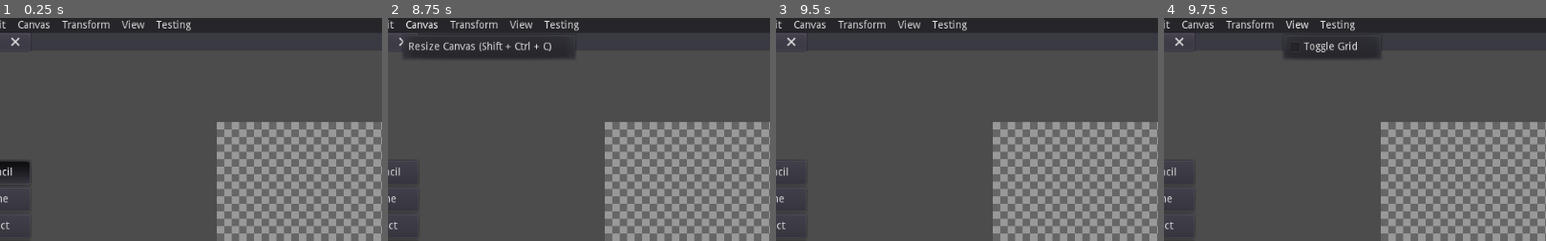
Above: before the commit, frames 1-4 (left to right).
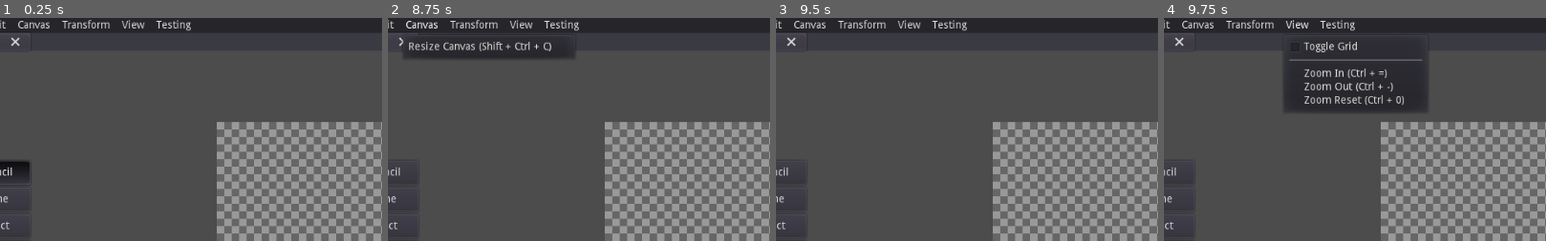
Above: after the commit, the same moments.

Repository: LukeSSJ/yokai
Game: Godot game, scene res://Main.tscn
The game is run twice, just before and just after one commit, with the same random seed, the same clock (stepped at 60 frames per second) and the same inputs.
Inputs:
- Up to frame 1 (0.25 s): no input
- Up to frame 2 (8.75 s): click "Pencil" at 0.5 s; click "Line" at 1.25 s; click "Rect" at 2 s; click "Circle" at 2.75 s; click "Fill" at 3.5 s; click "Rubber" at 4.25 s; click "Eyedropper" at 5 s; click "Select" at 5.75 s; click "File" at 6.5 s; click "Edit" at 7.25 s; click "Canvas" at 8 s
- Up to frame 3 (9.5 s): click "Transform" at 8.75 s
- Up to frame 4 (9.75 s): click "View" at 9.5 s
The pictures show only the part of the screen within x 6-56%, y 0-50%; the shares and areas given below are measured in that part.

Frames 1-3 are identical in both runs. In frame 4, 8.6% of the frame differs, in the area x 31-69%, y 14-43%.

Commit message:
Added zoom buttons to top menu

Diff:
--- a/ui/TopMenu.gd
+++ b/ui/TopMenu.gd
@@ -47,6 +47,10 @@
 	menu_view = $Buttons/View.get_popup()
 	menu_view.connect("id_pressed", self, "view_pressed")
 	menu_view.add_check_item("Toggle Grid")
+	menu_view.add_separator()
+	menu_view.add_item("Zoom In (Ctrl + =)")
+	menu_view.add_item("Zoom Out (Ctrl + -)")
+	menu_view.add_item("Zoom Reset (Ctrl + 0)")
 
 	if OS.is_debug_build():
 		$Buttons/Testing.show()
@@ -76,7 +80,7 @@
 
 
 func view_pressed(id: int):
-	var cmds := ["toggle_grid"]
+	var cmds := ["toggle_grid", "", "zoom_in", "zoom_out", "zoom_reset"]
 	menu_view.toggle_item_checked(id)
 	Command.call(cmds[id])
 
